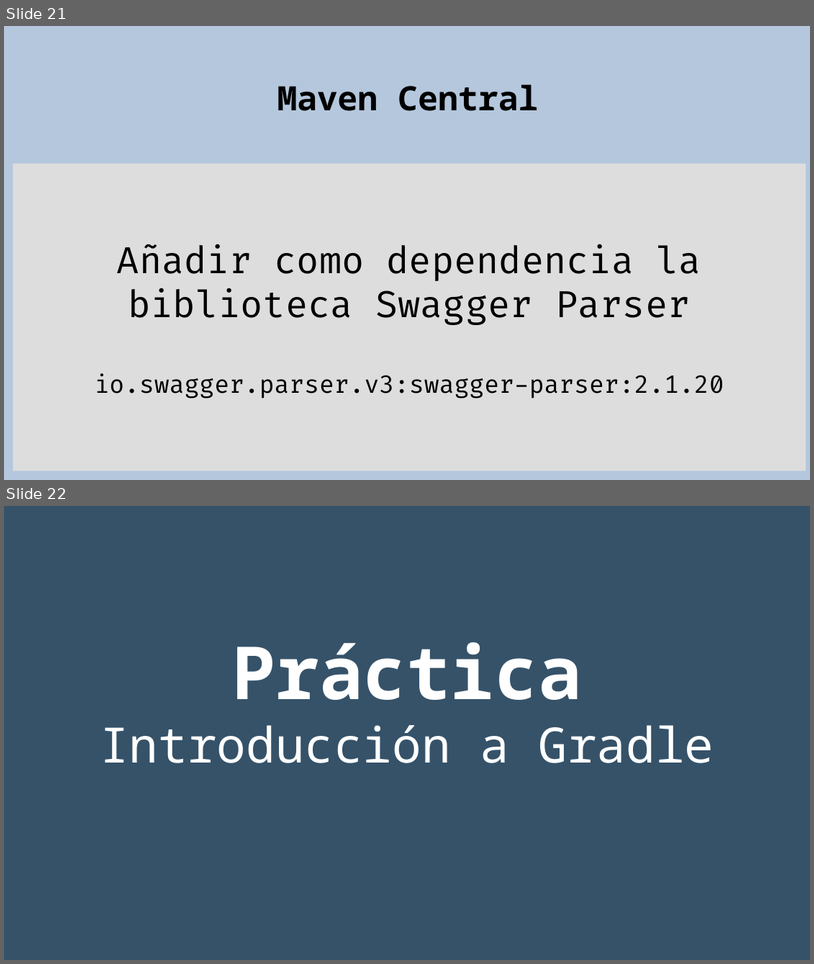
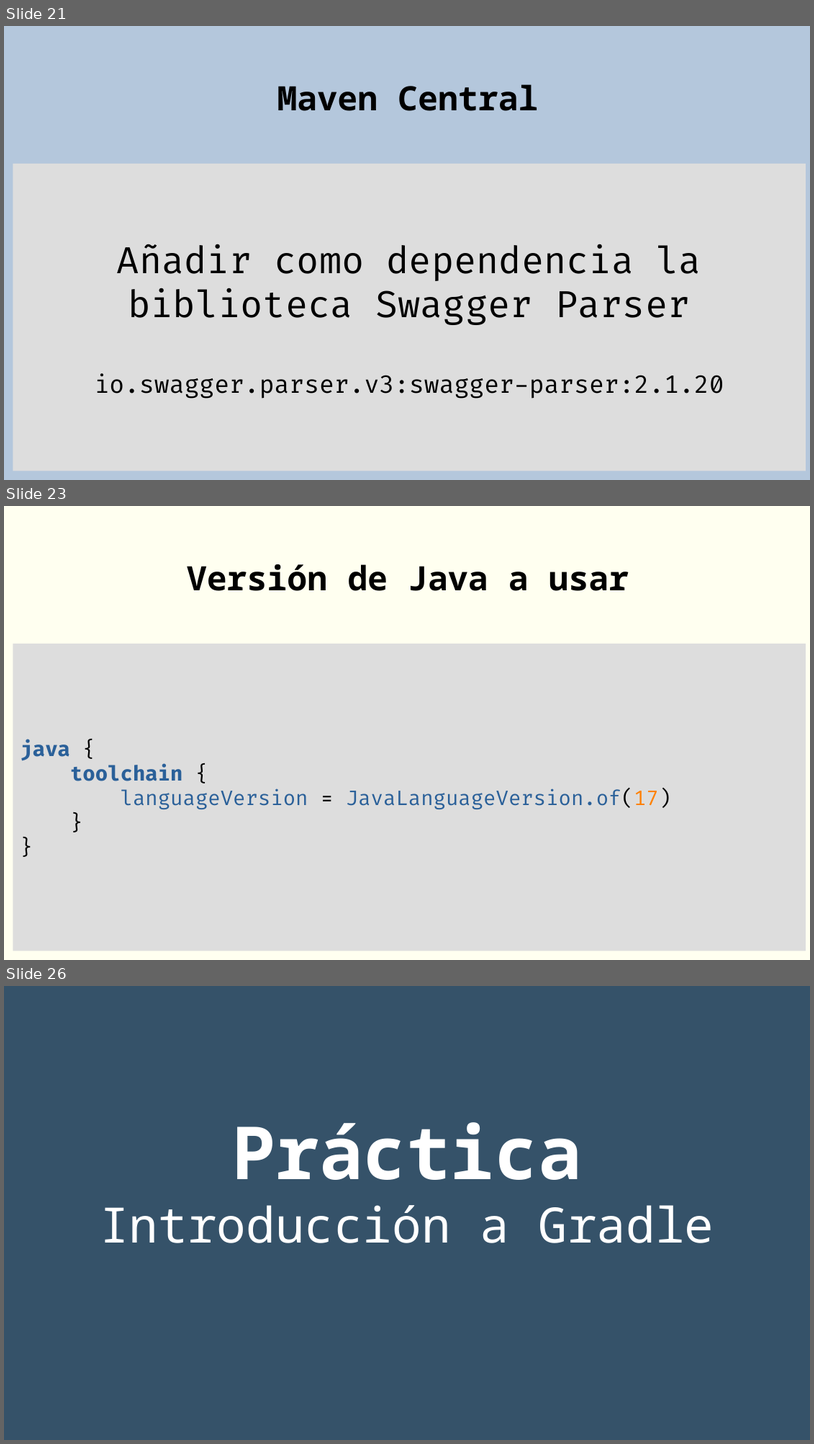
Before and after one commit to rgmf/eed2425, a slide deck: ut/03_instalacion_y_uso_de_entornos_de_desarrollo/presentacion/gradle.odp. Shown one above the other, each under a label of ours: slides 21 and 22 before the commit, slides 21, 23 and 26 after it; the slides between them are not shown. The pictures are 814x964 and 814x1444 pixels, drawn with LibreOffice and Linux fonts; fonts in the diff are those of the drawing. Boxes give left, top, right and bottom in pixels: in the first picture for what was removed or moved away, otherwise in the second. Text is boxed around its words. In the diff, an @@ line names an element or a change of style, - is before the commit and + after.

```diff
--- a/ut/03_instalacion_y_uso_de_entornos_de_desarrollo/presentacion/gradle.odp
+++ b/ut/03_instalacion_y_uso_de_entornos_de_desarrollo/presentacion/gradle.odp
@@ slide 23 added at [4,506,810,960], background #FFFFF0 @@
@@ title added at [187,564,630,591], 33 pt, text #000000, bold @@
+Versión de Java a usar
@@ rectangle added at [13,644,806,951], fill #DDDDDD, 20 pt, text #2A6099 @@
+java {
+toolchain {
+languageVersion = JavaLanguageVersion.of(17)
+}
+}
@@ what was slide 22 is now slide 26 @@
```
Also in this commit, not shown: 3 other slides added, 2 other files.
